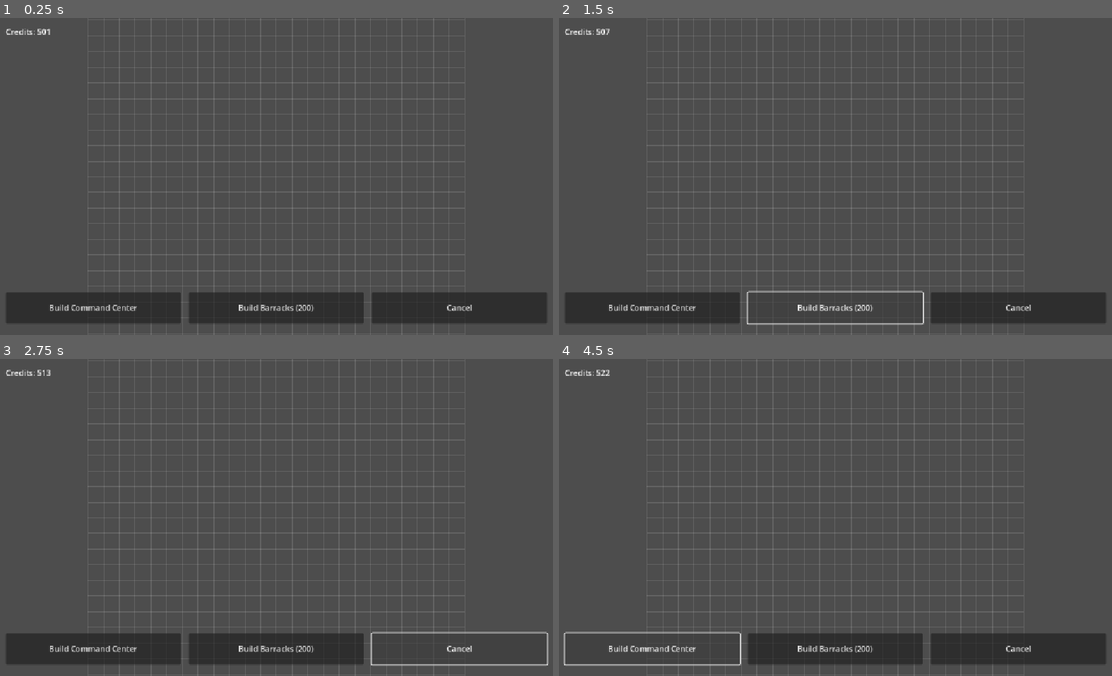
Above: before the commit, frames 1-4 (two rows, left to right).
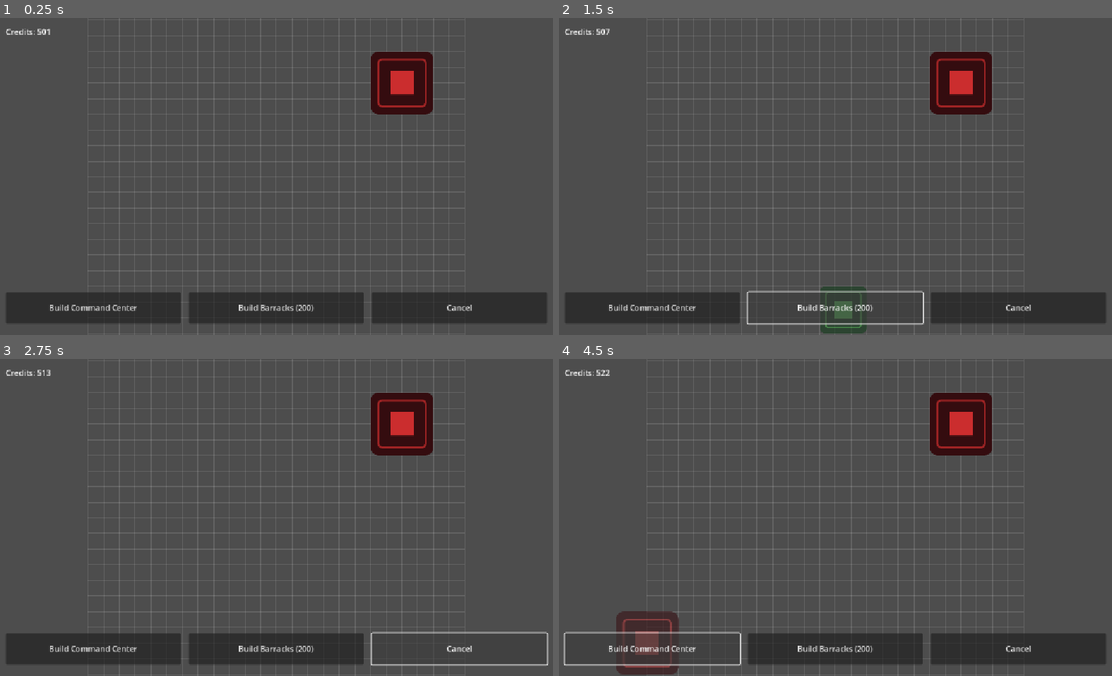
Above: after the commit, the same moments.

Repository: milinddashrathjoshi-pixel/WAR-GAME
Game: Godot game, scene res://scenes/main/main.tscn
Two runs of this game, one before a commit and one after it. Both use one fixed random seed, a clock stepped at 60 frames per second and the inputs below.
Inputs:
- Up to frame 1 (0.25 s): no input
- Up to frame 2 (1.5 s): click "Build Command Center" at 0.5 s; click "Build Barracks (200)" at 1.25 s
- Up to frame 3 (2.75 s): click "Cancel" at 2 s
- Up to frame 4 (4.5 s): click "Build Command Center" at 2.75 s; click "Build Barracks (200)" at 3.5 s; click "Build Command Center" at 4.25 s

The runs differ from the first frame. In frame 1, 2.2% of the frame differs, in the area x 67-79%, y 10-31%; in frame 2, 2.7%; in frame 3, 2.2%; in frame 4, 3.5%, in the area x 10-79%, y 10-100%.
Error before the commit: Invalid call. Nonexistent function 'begin_placement' in base 'Nil'. (res://scripts/ui/hud.gd:22)

Commit message:
fix: use NodePath exports for reliable scene-tree references
Typed Node @exports (e.g. @export var grid: GridManager) do not auto-resolve
from NodePath("...") assignments in .tscn text on Godot 4 scene load — the
references stayed null at runtime, causing 'Invalid call ... in base Nil'
when the HUD tried to reach the PlacementController.

Switch every Node export to the standard Godot 4 pattern: a NodePath export
suffixed _path, with an @onready typed reference that resolves via
get_node(). Affects level.gd, placement_controller.gd, and hud.gd; main.tscn
property names updated to match.

https://claude.ai/code/session_019U8oQH6MLbad7Ncp5CKgn1

Diff:
--- a/scenes/main/main.tscn
+++ b/scenes/main/main.tscn
@@ -11,10 +11,10 @@
 
 [node name="Main" type="Node2D"]
 script = ExtResource("0_level")
-grid = NodePath("GridManager")
-placement = NodePath("PlacementController")
-units_root = NodePath("Units")
-enemy_root = NodePath("EnemyBuildings")
+grid_path = NodePath("GridManager")
+placement_path = NodePath("PlacementController")
+units_root_path = NodePath("Units")
+enemy_root_path = NodePath("EnemyBuildings")
 infantry_scene = ExtResource("6_inf")
 enemy_data = ExtResource("7_enemy")
 enemy_cell = Vector2i(18, 4)
@@ -30,14 +30,14 @@
 
 [node name="PlacementController" type="Node2D" parent="."]
 script = ExtResource("2_place")
-grid = NodePath("../GridManager")
-buildings_root = NodePath("../Buildings")
+grid_path = NodePath("../GridManager")
+buildings_root_path = NodePath("../Buildings")
 
 [node name="Camera2D" type="Camera2D" parent="."]
 position = Vector2(768, 768)
 zoom = Vector2(0.5, 0.5)
 
 [node name="HUD" parent="." instance=ExtResource("3_hud")]
-placement = NodePath("../PlacementController")
+placement_path = NodePath("../PlacementController")
 command_center_data = ExtResource("4_cc")
 barracks_data = ExtResource("5_brk")
--- a/scripts/grid/placement_controller.gd
+++ b/scripts/grid/placement_controller.gd
@@ -4,8 +4,11 @@
 ## grid, tints green/red by validity (footprint free + affordable), and commits a
 ## real Building on tap. Mouse events cover touch via emulate_mouse_from_touch.
 
-@export var grid: GridManager
-@export var buildings_root: Node2D       # parent node for committed buildings
+@export var grid_path: NodePath
+@export var buildings_root_path: NodePath
+
+@onready var grid: GridManager = get_node(grid_path)
+@onready var buildings_root: Node2D = get_node(buildings_root_path)
 
 const COL_OK := Color(0.4, 1.0, 0.4, 0.6)
 const COL_BAD := Color(1.0, 0.3, 0.3, 0.6)
--- a/scripts/level/level.gd
+++ b/scripts/level/level.gd
@@ -4,13 +4,18 @@
 ## request from the Barracks, and serves the current attack target. Lives in the
 ## "level" group so buildings/units can find it without hard references.
 
-@export var grid: GridManager
-@export var placement: PlacementController
-@export var units_root: Node2D
-@export var enemy_root: Node2D
+@export var grid_path: NodePath
+@export var placement_path: NodePath
+@export var units_root_path: NodePath
+@export var enemy_root_path: NodePath
 @export var infantry_scene: PackedScene
 @export var enemy_data: BuildingData
 @export var enemy_cell: Vector2i = Vector2i(18, 4)
+
+@onready var grid: GridManager = get_node(grid_path)
+@onready var placement: PlacementController = get_node(placement_path)
+@onready var units_root: Node2D = get_node(units_root_path)
+@onready var enemy_root: Node2D = get_node(enemy_root_path)
 
 
 func _ready() -> void:
--- a/scripts/ui/hud.gd
+++ b/scripts/ui/hud.gd
@@ -2,10 +2,11 @@
 ## Minimal HUD: live Credits readout + build buttons that hand a BuildingData to
 ## the PlacementController. Button pressed signals are wired in hud.tscn.
 
-@export var placement: PlacementController
+@export var placement_path: NodePath
 @export var command_center_data: BuildingData
 @export var barracks_data: BuildingData
 
+@onready var _placement: PlacementController = get_node(placement_path)
 @onready var _credits_label: Label = $Root/CreditsLabel
 
 
@@ -19,12 +20,12 @@
 
 
 func _on_command_center_button_pressed() -> void:
-	placement.begin_placement(command_center_data)
+	_placement.begin_placement(command_center_data)
 
 
 func _on_barracks_button_pressed() -> void:
-	placement.begin_placement(barracks_data)
+	_placement.begin_placement(barracks_data)
 
 
 func _on_cancel_button_pressed() -> void:
-	placement.cancel_placement()
+	_placement.cancel_placement()
